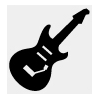
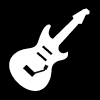
The second 100 × 100 image is a revision of the first. Changes to its layers:
painted on "Pasted Layer" over [7, 5, 92, 94]
painted on "Background" over [0, 0, 100, 100]
